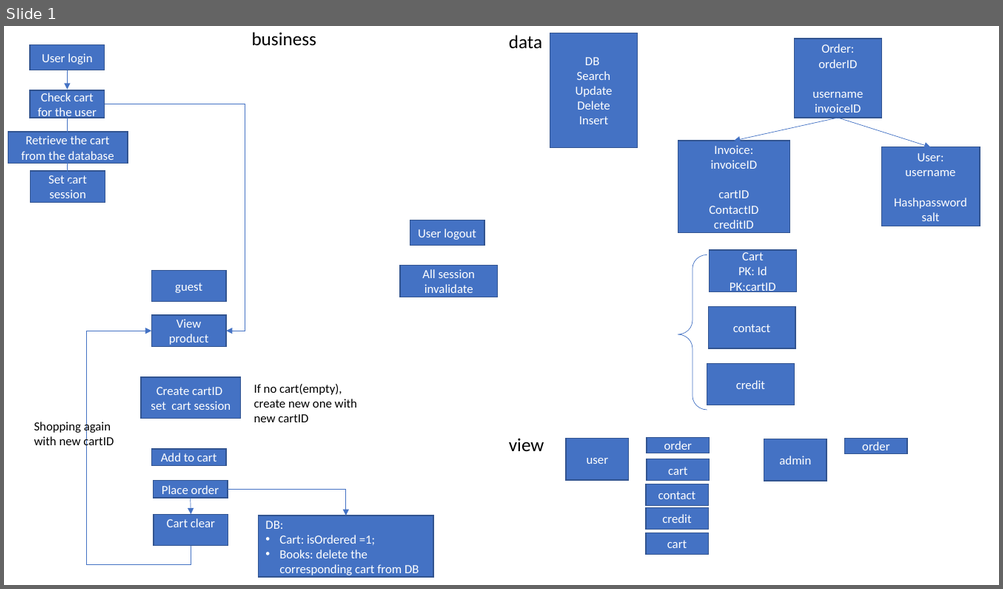
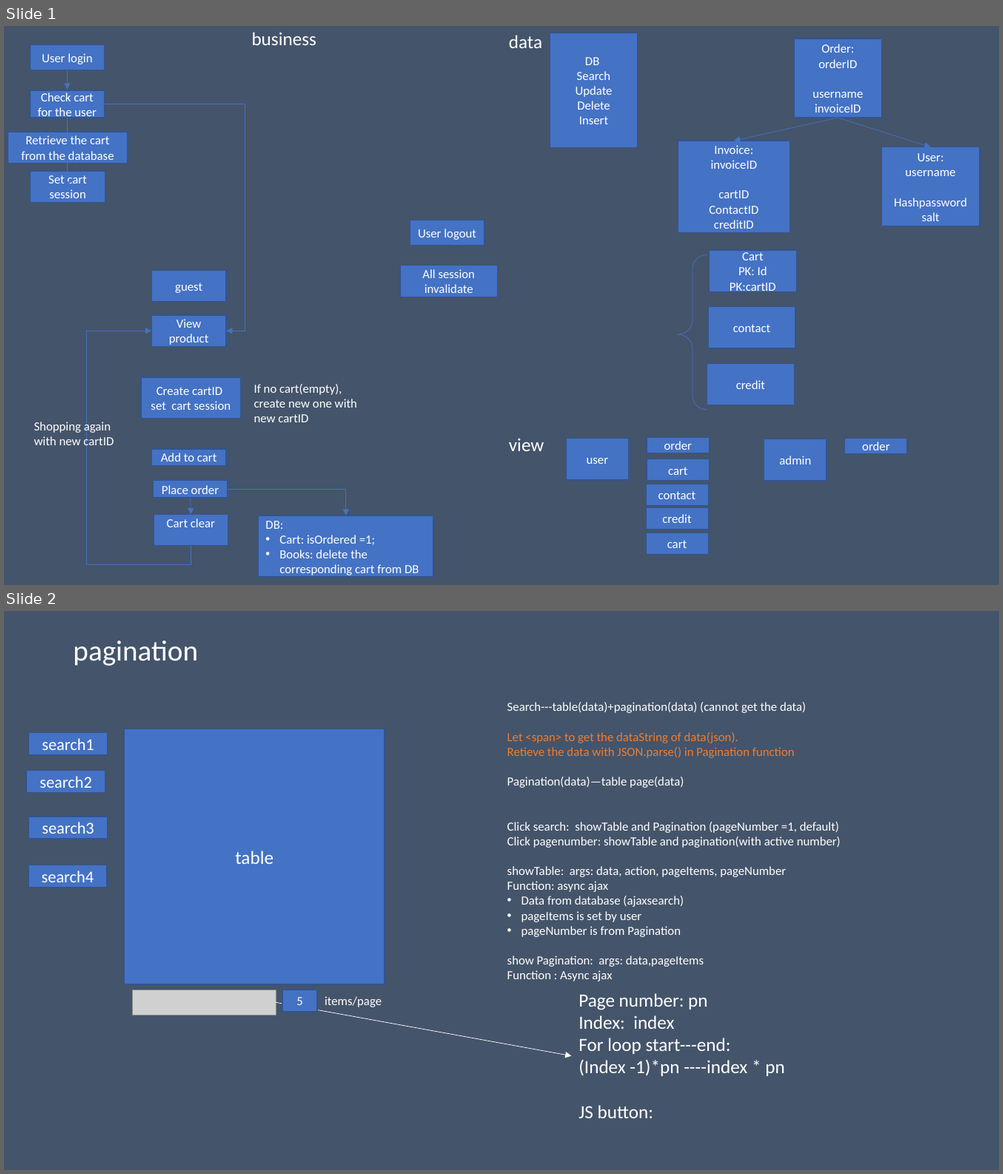
Before and after one commit to sherwinwater/bookstore, a slide deck: build/web/doc/business flow.pptx. Shown one above the other, each under a label of ours: slide 1 before the commit, slides 1 and 2 after it. The pictures are 1003x589 and 1003x1174 pixels, drawn with LibreOffice and Linux fonts; fonts in the diff are those of the drawing; grey boxes stand for pictures. Boxes give left, top, right and bottom in pixels: in the first picture for what was removed or moved away, otherwise in the second. Text is boxed around its words. In the diff, an @@ line names an element or a change of style, - is before the commit and + after.

Commit message:
pagination with block & list view

```diff
--- a/build/web/doc/business flow.pptx
+++ b/build/web/doc/business flow.pptx
@@ slide 2 added at bbox=[4, 611, 999, 1170], background #44546A @@
@@ title added at bbox=[73, 641, 198, 666], 28 pt, text #FFFFFF @@
+pagination
@@ text added at bbox=[507, 702, 840, 982], 12 pt, text #FFFFFF @@
+Search---table(data)+pagination(data) (cannot get the data)
+Let <span> to get the dataString of data(json).
+Retieve the data with JSON.parse() in Pagination function
+Pagination(data)—table page(data)
+Click search: showTable and Pagination (pageNumber =1, default)
+Click pagenumber: showTable and pagination(with active number)
+showTable: args: data, action, pageItems, pageNumber
+Function: async ajax
+• Data from database (ajaxsearch)
+• pageItems is set by user
+• pageNumber is from Pagination
+show Pagination: args: data,pageItems
+Function : Async ajax
@@ rectangle added at bbox=[28, 732, 107, 755], fill #4472C4, outline #325491 1 pt, 16 pt, text #FFFFFF @@
+search1
@@ rectangle added at bbox=[124, 729, 384, 985], fill #4472C4, outline #325491 1 pt, 18 pt, text #FFFFFF @@
+table
@@ rectangle added at bbox=[26, 771, 105, 793], fill #4472C4, outline #325491 1 pt, 16 pt, text #FFFFFF @@
+search2
@@ rectangle added at bbox=[28, 817, 107, 840], fill #4472C4, outline #325491 1 pt, 16 pt, text #FFFFFF @@
+search3
@@ rectangle added at bbox=[28, 866, 107, 888], fill #4472C4, outline #325491 1 pt, 16 pt, text #FFFFFF @@
+search4
@@ picture added at bbox=[132, 990, 276, 1015] @@
@@ arrow added from (276, 1002) to (571, 1056), #FFFFFF 0.5 pt @@
@@ rectangle added at bbox=[282, 990, 317, 1011], fill #4472C4, outline #325491 1 pt, 12 pt, text #FFFFFF @@
+5
@@ text added at bbox=[324, 997, 381, 1008], 12 pt, text #FFFFFF @@
+items/page
@@ text added at bbox=[578, 994, 784, 1119], 18 pt, text #FFFFFF @@
+Page number: pn
+Index: index
+For loop start---end:
+(Index -1)*pn ----index * pn
+JS button:
@@ slide 1 changed as well @@
@@ background #FFFFFF to #44546A @@
@@ text colour #000000 to #FFFFFF in 5 elements at bbox=[509, 438, 544, 452], bbox=[509, 35, 542, 48], bbox=[252, 32, 316, 45], bbox=[34, 420, 114, 449], bbox=[254, 384, 357, 423] @@
```
Also in this commit, not shown: 31 other files.
